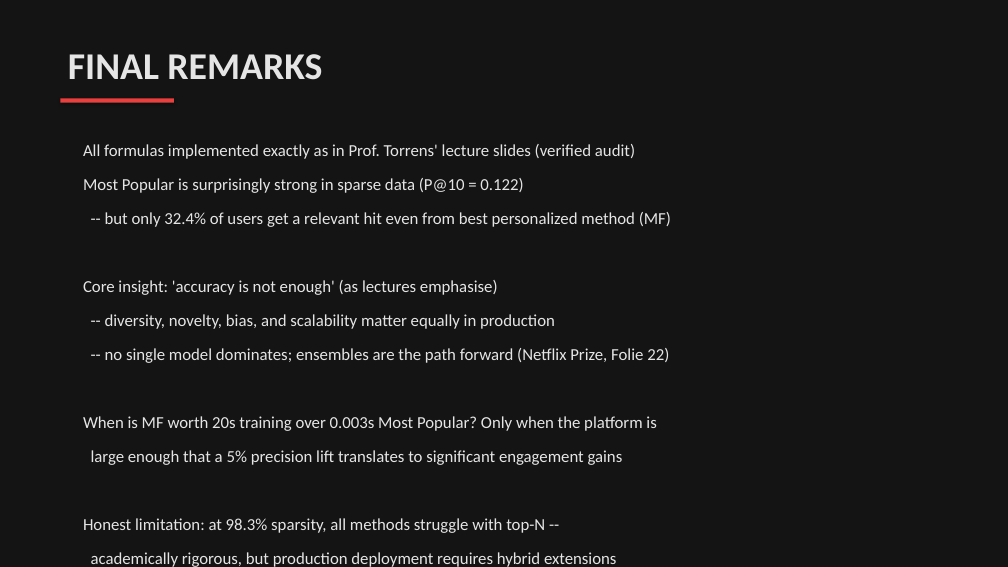
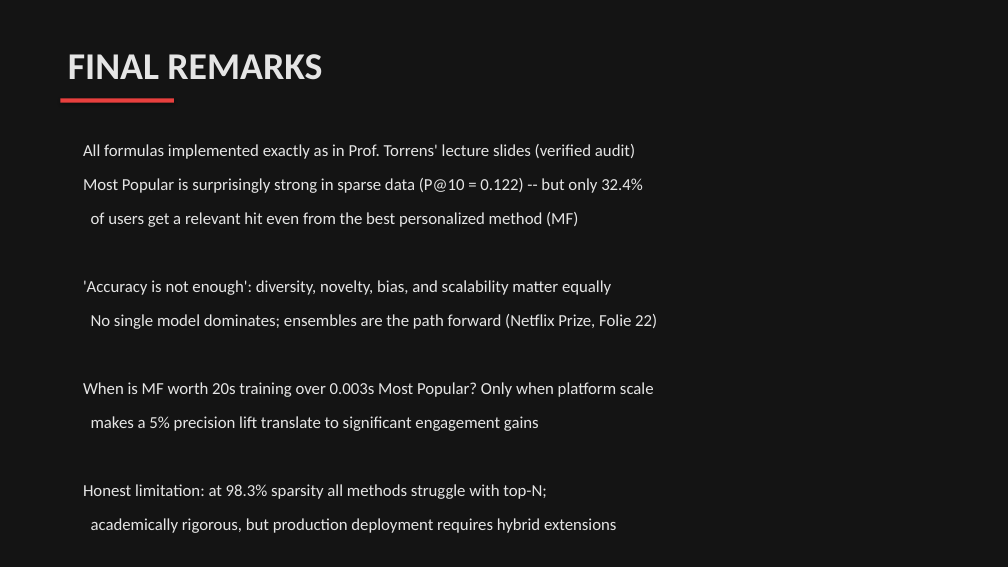
Before and after one commit to Thisisntevenmyfinale/cinematch, a slide deck: slide 20 of CineMatch_Presentation.pptx. Drawn at 1008x567 pixels with LibreOffice and Linux fonts; fonts in the diff are those of the drawing. Boxes give left, top, right and bottom in pixels: in the first picture for what was removed or moved away, otherwise in the second. Text is boxed around its words. In the diff, an @@ line names an element or a change of style, - is before the commit and + after.

```diff
--- a/CineMatch_Presentation.pptx
+++ b/CineMatch_Presentation.pptx
@@ text at (x1=83, y1=178, x2=643, y2=193): text changed @@
-Most Popular is surprisingly strong in sparse data (P@10 = 0.122)
+Most Popular is surprisingly strong in sparse data (P@10 = 0.122) -- but only 32.4%
@@ text at (x1=91, y1=212, x2=578, y2=227): text changed @@
--- but only 32.4% of users get a relevant hit even from best personalized method (MF)
+of users get a relevant hit even from the best personalized method (MF)
@@ text at (x1=83, y1=280, x2=611, y2=295): text changed @@
-Core insight: 'accuracy is not enough' (as lectures emphasise)
+'Accuracy is not enough': diversity, novelty, bias, and scalability matter equally
@@ text at (x1=91, y1=314, x2=657, y2=329): text changed @@
--- no single model dominates; ensembles are the path forward (Netflix Prize, Folie 22)
+No single model dominates; ensembles are the path forward (Netflix Prize, Folie 22)
@@ text removed at (x1=105, y1=314, x2=555, y2=329) @@
--- diversity, novelty, bias, and scalability matter equally in production
@@ text at (x1=83, y1=382, x2=654, y2=397): text changed @@
-When is MF worth 20s training over 0.003s Most Popular? Only when the platform is
+When is MF worth 20s training over 0.003s Most Popular? Only when platform scale
@@ text at (x1=91, y1=416, x2=539, y2=431): text changed @@
-large enough that a 5% precision lift translates to significant engagement gains
+makes a 5% precision lift translate to significant engagement gains
@@ text at (x1=83, y1=484, x2=546, y2=499): text changed @@
-Honest limitation: at 98.3% sparsity, all methods struggle with top-N --
+Honest limitation: at 98.3% sparsity all methods struggle with top-N;
@@ text "academically rigorous, but production deployment ..." moved from (x1=91, y1=552, x2=617, y2=567) to (x1=91, y1=518, x2=617, y2=533) @@
```
Also in this commit, not shown: 1 other slide changed, 1 other file.
